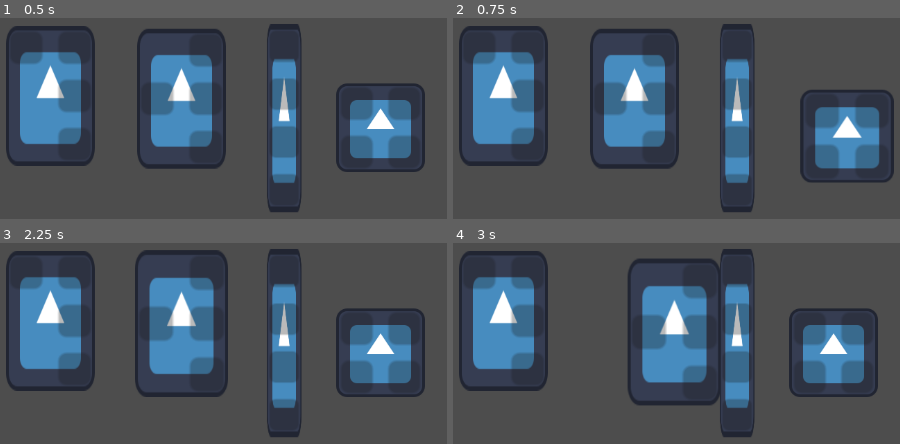
Above: before the commit, frames 1-4 (two rows, left to right).
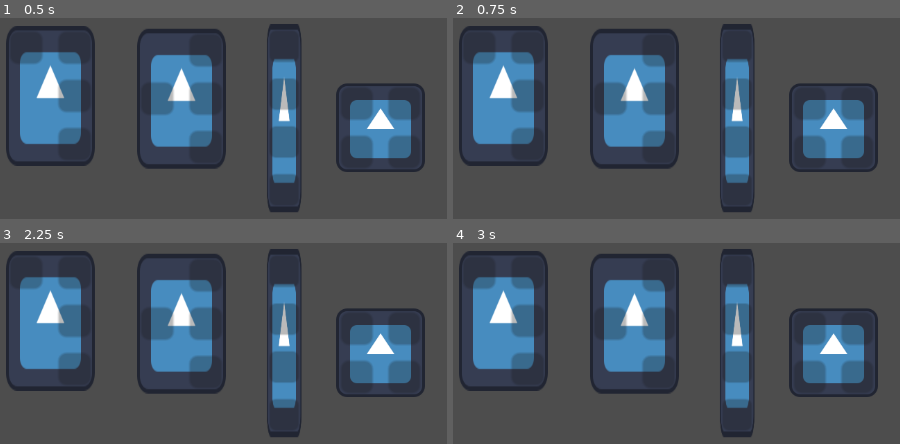
Above: after the commit, the same moments.

Repository: RRealJ/GameJam2024
Game: Godot game, scene res://cenas/testesPecas.tscn
Two runs of this game, one before a commit and one after it. Both use one fixed random seed, a clock stepped at 60 frames per second and the inputs below. The project has no main scene, so this scene is started directly. The engine's default icon, where the game draws it, is replaced by a stand-in: a white triangle on a blue panel in a dark square.
Inputs (mouse positions are in pixels of both pictures, inside the frame that each line leads up to):
- Up to frame 1 (0.5 s): no input
- Up to frame 2 (0.75 s): tap Enter at 0.5 s; move the mouse to (832, 126) at 0.52 s; press the mouse at (832, 126) at 0.53 s
- Up to frame 3 (2.25 s): tap Space at 1.25 s; move the mouse to (49, 317) at 1.27 s; release the mouse at (49, 317) at 1.28 s; click (49, 317) at 1.35 s; tap Enter at 2 s; move the mouse to (183, 321) at 2.02 s; press the mouse at (183, 321) at 2.03 s
- Up to frame 4 (3 s): tap Space at 2.75 s; move the mouse to (739, 341) at 2.77 s; release the mouse at (739, 341) at 2.78 s; click (739, 341) at 2.85 s

Frame 1 is identical in both runs. In frame 2, 7.8% of the frame differs, in the area x 75-99%, y 32-82%; in frame 3, 3.1%; in frame 4, 15%, in the area x 30-60%, y 5-81%.

Commit message:
otimizado peça2x2, arrumar as outras, colocado 4 encaixes para melhor encaixar nos buracos

Diff:
--- a/cenas/peca2x2.tscn
+++ b/cenas/peca2x2.tscn
@@ -1,13 +1,22 @@
-[gd_scene load_steps=5 format=3 uid="uid://divceqdmw882v"]
+[gd_scene load_steps=6 format=3 uid="uid://divceqdmw882v"]
 
 [ext_resource type="Texture2D" uid="uid://c87dfcgjth2gt" path="res://icon.svg" id="1_3b64e"]
 [ext_resource type="Script" path="res://scripts/peca_geral.gd" id="1_bh5f1"]
 
-[sub_resource type="RectangleShape2D" id="RectangleShape2D_kcvb8"]
-size = Vector2(41, 41)
-
 [sub_resource type="RectangleShape2D" id="RectangleShape2D_mo62t"]
 size = Vector2(31.0189, 30.6685)
+
+[sub_resource type="GDScript" id="GDScript_wcmdj"]
+script/source = "extends Area2D
+
+
+
+
+
+"
+
+[sub_resource type="RectangleShape2D" id="RectangleShape2D_kcvb8"]
+size = Vector2(63.7969, 64.1563)
 
 [node name="peca2x2" type="Node2D"]
 script = ExtResource("1_bh5f1")
@@ -15,28 +24,6 @@
 [node name="sprite" type="Sprite2D" parent="."]
 position = Vector2(392, 246)
 texture = ExtResource("1_3b64e")
-
-[node name="encaixes" type="Area2D" parent="sprite"]
-
-[node name="encaixe" type="CollisionShape2D" parent="sprite/encaixes"]
-position = Vector2(-33, -34)
-shape = SubResource("RectangleShape2D_kcvb8")
-debug_color = Color(0.862745, 0.203922, 0, 0.282353)
-
-[node name="encaixe2" type="CollisionShape2D" parent="sprite/encaixes"]
-position = Vector2(33, -35)
-shape = SubResource("RectangleShape2D_kcvb8")
-debug_color = Color(0.862745, 0.203922, 0, 0.282353)
-
-[node name="encaixe3" type="CollisionShape2D" parent="sprite/encaixes"]
-position = Vector2(-33, 35)
-shape = SubResource("RectangleShape2D_kcvb8")
-debug_color = Color(0.862745, 0.203922, 0, 0.282353)
-
-[node name="encaixe4" type="CollisionShape2D" parent="sprite/encaixes"]
-position = Vector2(33, 35)
-shape = SubResource("RectangleShape2D_kcvb8")
-debug_color = Color(0.862745, 0.203922, 0, 0.282353)
 
 [node name="area" type="Area2D" parent="sprite"]
 scale = Vector2(3.80413, 3.8802)
@@ -82,10 +69,46 @@
 shape = SubResource("RectangleShape2D_mo62t")
 debug_color = Color(0, 0.6, 0.701961, 0.027451)
 
+[node name="enc1" type="Area2D" parent="sprite"]
+script = SubResource("GDScript_wcmdj")
+
+[node name="encaixe" type="CollisionShape2D" parent="sprite/enc1"]
+position = Vector2(-34, -34)
+shape = SubResource("RectangleShape2D_kcvb8")
+debug_color = Color(0.862745, 0.203922, 0, 0.282353)
+
+[node name="enc2" type="Area2D" parent="sprite"]
+
+[node name="encaixe2" type="CollisionShape2D" parent="sprite/enc2"]
+position = Vector2(34, -34)
+shape = SubResource("RectangleShape2D_kcvb8")
+debug_color = Color(0.862745, 0.203922, 0, 0.282353)
+
+[node name="end3" type="Area2D" parent="sprite"]
+
+[node name="encaixe3" type="CollisionShape2D" parent="sprite/end3"]
+position = Vector2(-34, 35)
+shape = SubResource("RectangleShape2D_kcvb8")
+debug_color = Color(0.862745, 0.203922, 0, 0.282353)
+
+[node name="enc4" type="Area2D" parent="sprite"]
+
+[node name="encaixe4" type="CollisionShape2D" parent="sprite/enc4"]
+position = Vector2(35, 36)
+shape = SubResource("RectangleShape2D_kcvb8")
+debug_color = Color(0.862745, 0.203922, 0, 0.282353)
+
 [connection signal="ready" from="." to="." method="_on_ready"]
 [connection signal="area_entered" from="sprite/area" to="." method="_on_area_entered"]
 [connection signal="area_exited" from="sprite/area" to="." method="_on_area_exited"]
 [connection signal="body_entered" from="sprite/area" to="." method="_on_area_body_entered"]
 [connection signal="body_exited" from="sprite/area" to="." method="_on_area_body_exited"]
-[connection signal="mouse_entered" from="sprite/area" to="." method="_on_area_mouse_entered"]
-[connection signal="mouse_exited" from="sprite/area" to="." method="_on_area_mouse_exited"]
+[connection signal="mouse_entered" from="sprite/enc1" to="." method="_on_mouse_entered"]
+[connection signal="mouse_exited" from="sprite/enc1" to="." method="_on_mouse_exited"]
+[connection signal="ready" from="sprite/enc1" to="sprite/enc1" method="_on_ready"]
+[connection signal="mouse_entered" from="sprite/enc2" to="." method="_on_mouse_entered"]
+[connection signal="mouse_exited" from="sprite/enc2" to="." method="_on_mouse_exited"]
+[connection signal="mouse_entered" from="sprite/end3" to="." method="_on_mouse_entered"]
+[connection signal="mouse_exited" from="sprite/end3" to="." method="_on_mouse_exited"]
+[connection signal="mouse_entered" from="sprite/enc4" to="." method="_on_mouse_entered"]
+[connection signal="mouse_exited" from="sprite/enc4" to="." method="_on_mouse_exited"]
--- a/cenas/testesPecas.tscn
+++ b/cenas/testesPecas.tscn
@@ -1,9 +1,10 @@
-[gd_scene load_steps=5 format=3 uid="uid://b67nljid8i4n2"]
+[gd_scene load_steps=6 format=3 uid="uid://b67nljid8i4n2"]
 
 [ext_resource type="PackedScene" uid="uid://divceqdmw882v" path="res://cenas/peca2x2.tscn" id="1_1sh4d"]
 [ext_resource type="PackedScene" uid="uid://higaqni2e10g" path="res://cenas/peca_L.tscn" id="3_rdo4y"]
 [ext_resource type="PackedScene" uid="uid://b41dapldo5twn" path="res://cenas/peca_T.tscn" id="4_6exub"]
 [ext_resource type="PackedScene" uid="uid://ovgmopgfrdyf" path="res://cenas/pecaI.tscn" id="4_pjlgx"]
+[ext_resource type="PackedScene" uid="uid://c0cx2u8u3pfbn" path="res://cenas/buraco.tscn" id="5_dxoyu"]
 
 [node name="TestesPecas" type="Node2D"]
 
@@ -17,3 +18,15 @@
 
 [node name="Peca__I" parent="." instance=ExtResource("4_pjlgx")]
 position = Vector2(585, 265)
+
+[node name="buraco" parent="." instance=ExtResource("5_dxoyu")]
+position = Vector2(213, 420)
+
+[node name="buraco2" parent="." instance=ExtResource("5_dxoyu")]
+position = Vector2(388, 454)
+
+[node name="buraco3" parent="." instance=ExtResource("5_dxoyu")]
+position = Vector2(925, 272)
+
+[node name="buraco4" parent="." instance=ExtResource("5_dxoyu")]
+position = Vector2(705, 444)
--- a/scripts/peca_geral.gd
+++ b/scripts/peca_geral.gd
@@ -12,7 +12,9 @@
 var offset : Vector2
 
 
+
 func _on_ready() -> void:
+
 	pass
 	#sprite.texture = textura #atribui a textura que quiser ao carregar na cena
 
@@ -45,18 +47,6 @@
 		sprite.modulate = Color8(186, 8, 0, 0)
 
 
-func _on_area_mouse_entered() -> void: #mouse está em cima
-	if not Global.is_dragging:
-		draggable = true
-		scale = Vector2(1.05, 1.05)
-
-
-func _on_area_mouse_exited() -> void: #mouse saiu de cima
-	if not Global.is_dragging:
-		draggable = false
-		scale = Vector2(1, 1)
-
-
 func _on_area_body_entered(body: Node2D) -> void: #Está em cima do buraco
 	if body.is_in_group('dropable'):
 		is_inside_dropable = true
@@ -68,3 +58,15 @@
 	if body.is_in_group('dropable'):
 		is_inside_dropable = false
 		body.modulate = Color(Color.LEMON_CHIFFON, 0.7)
+
+
+func _on_mouse_entered() -> void:
+	if not Global.is_dragging:
+		draggable = true
+		scale = Vector2(1.02, 1.02)
+
+
+func _on_mouse_exited() -> void:
+	if not Global.is_dragging:
+		draggable = false
+		scale = Vector2(1, 1)
